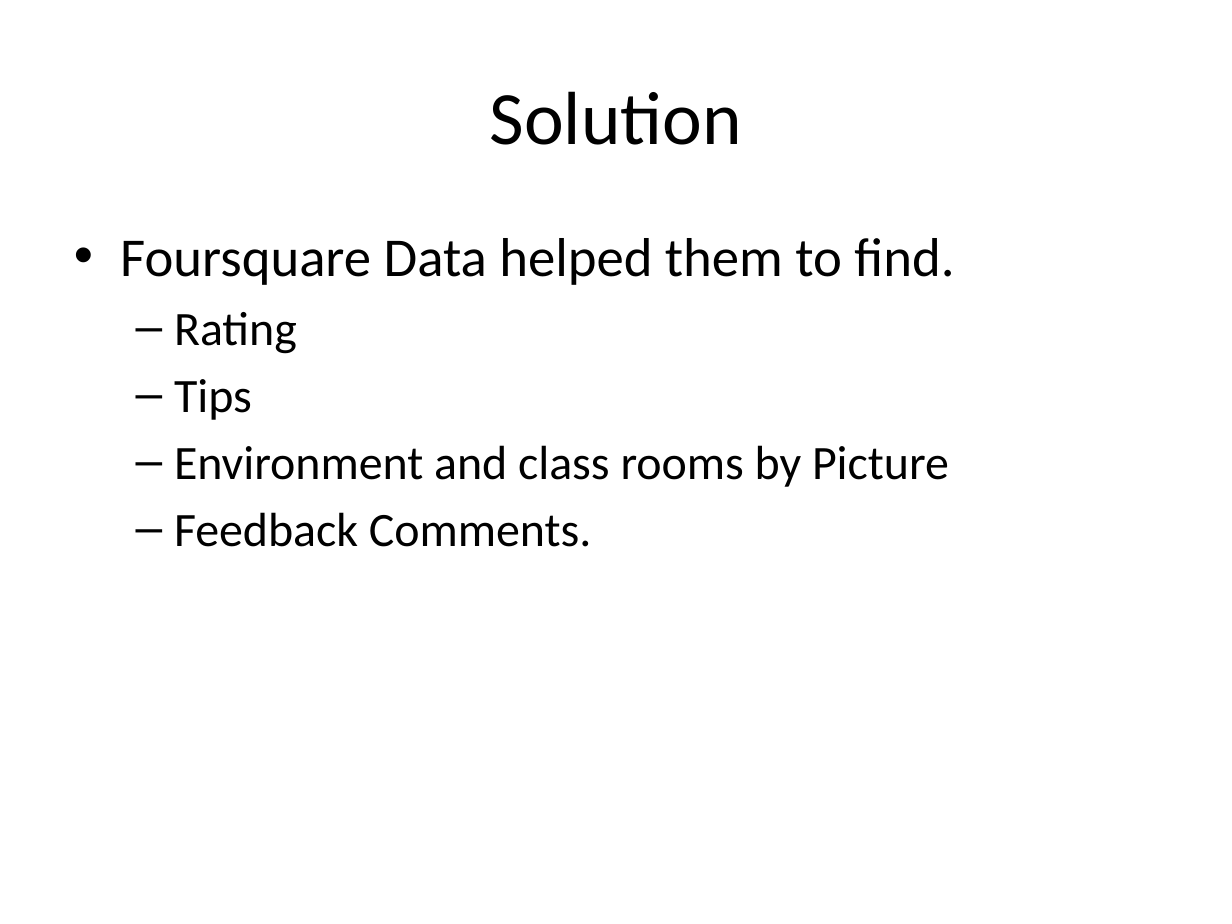
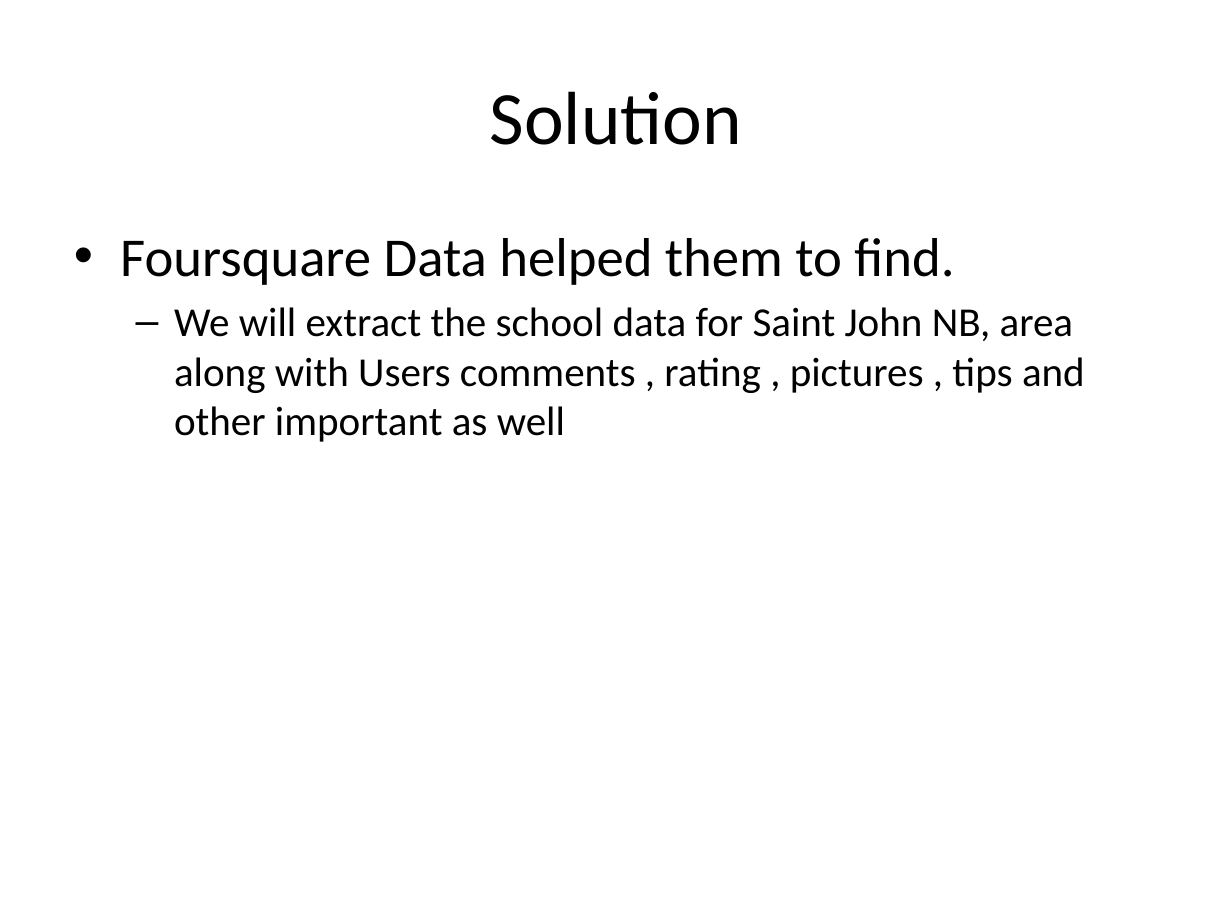
Before and after one commit to mirzanauman/capstone-project., a slide deck: slide 3 of Best School Finder.pptx. Drawn at 1232x924 pixels with LibreOffice and Linux fonts; fonts in the diff are those of the drawing. Boxes give left, top, right and bottom in pixels: in the first picture for what was removed or moved away, otherwise in the second. Text is boxed around its words. In the diff, an @@ line names an element or a change of style, - is before the commit and + after.

```diff
--- a/Best School Finder.pptx
+++ b/Best School Finder.pptx
@@ text at (174,307,1085,442): text changed; size 28 to 24 pt @@
-  – Rating
-  – Tips
-  – Environment and class rooms by Picture
-  – Feedback Comments.
+  – We will extract the school data for Saint John NB, area along with Users comments , rating , pictures , tips and other important as well
```
Also in this commit, not shown: 1 other slide changed.
